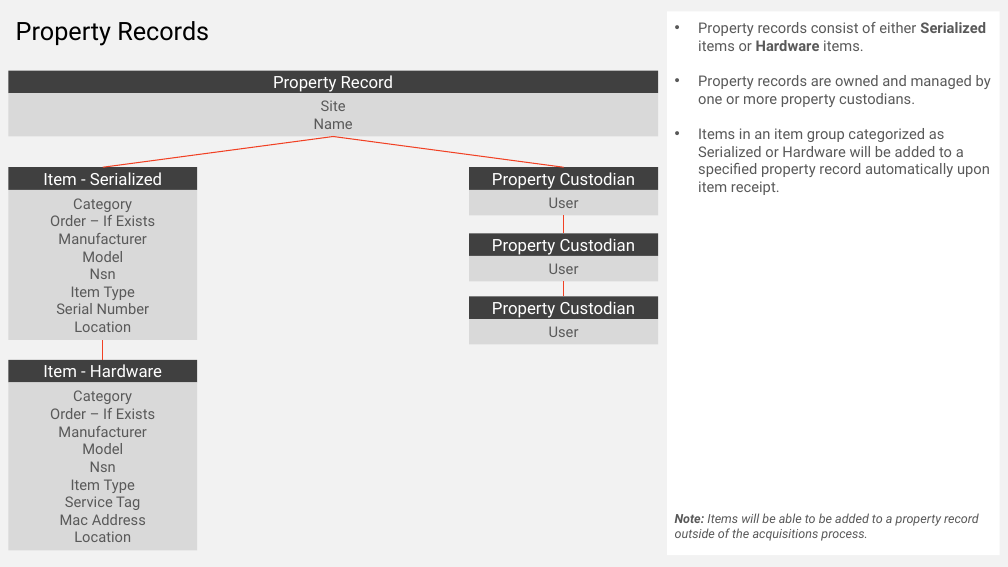
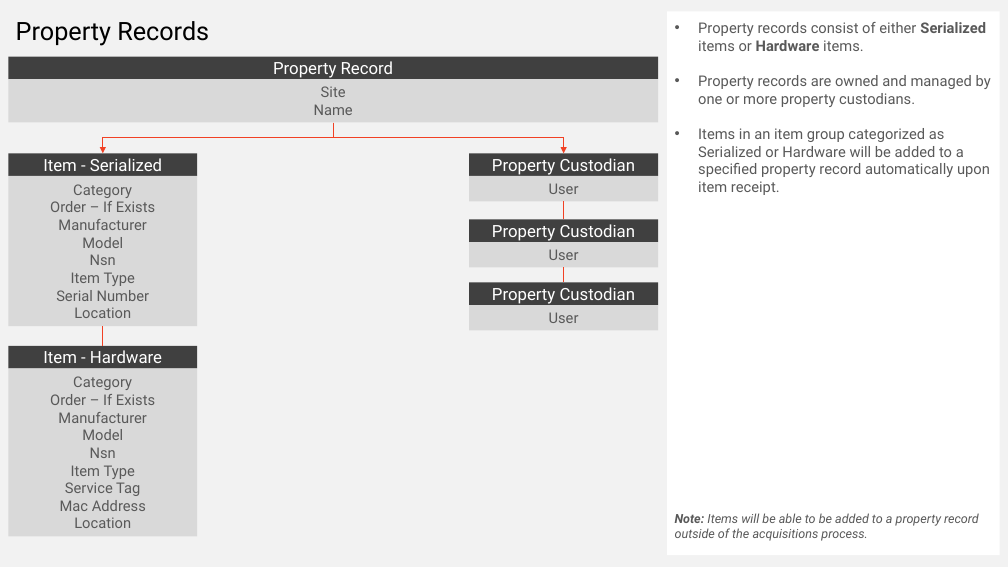
Before and after one commit to ssdooley/logistics-db-planning, a slide deck: slide 6 of documents/logistics-workflow.pptx. Drawn at 1008x567 pixels with LibreOffice and Linux fonts; fonts in the diff are those of the drawing. Boxes give left, top, right and bottom in pixels: in the first picture for what was removed or moved away, otherwise in the second. Text is boxed around its words. In the diff, an @@ line names an element or a change of style, - is before the commit and + after.

```diff
--- a/documents/logistics-workflow.pptx
+++ b/documents/logistics-workflow.pptx
@@ line (333, 123) - (103, 154): line to elbow arrow @@
@@ 12 rectangles, 3 lines, 2 elbow arrows: place and size @@
-12 rectangles, 3 lines, 2 elbow arrows at (8,70,658,551)
+12 rectangles, 3 lines, 2 elbow arrows at (8,57,658,536)
@@ line (333, 123) - (563, 154): line to elbow arrow @@
```
Also in this commit, not shown: 5 other slides changed, 2 slides added.
